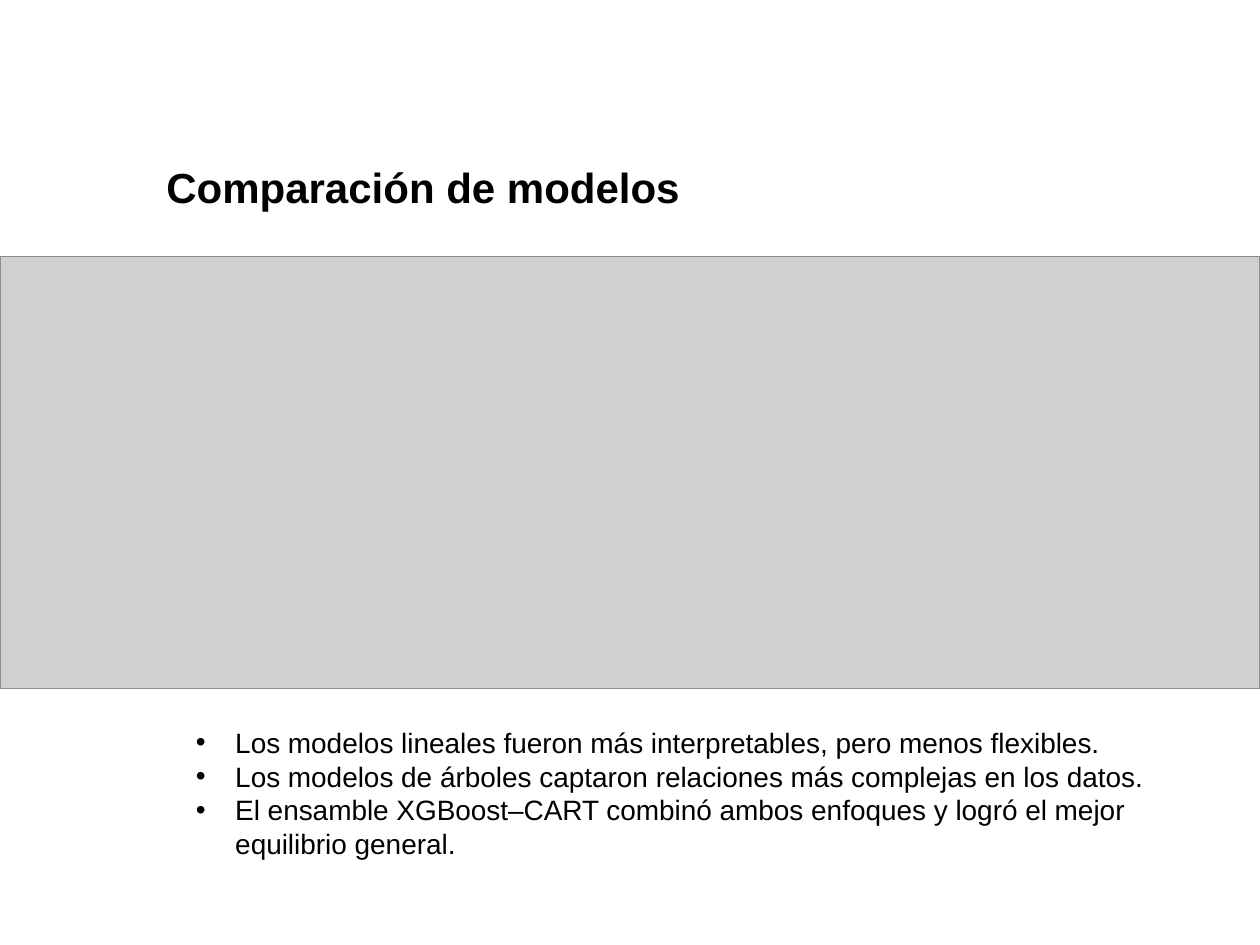
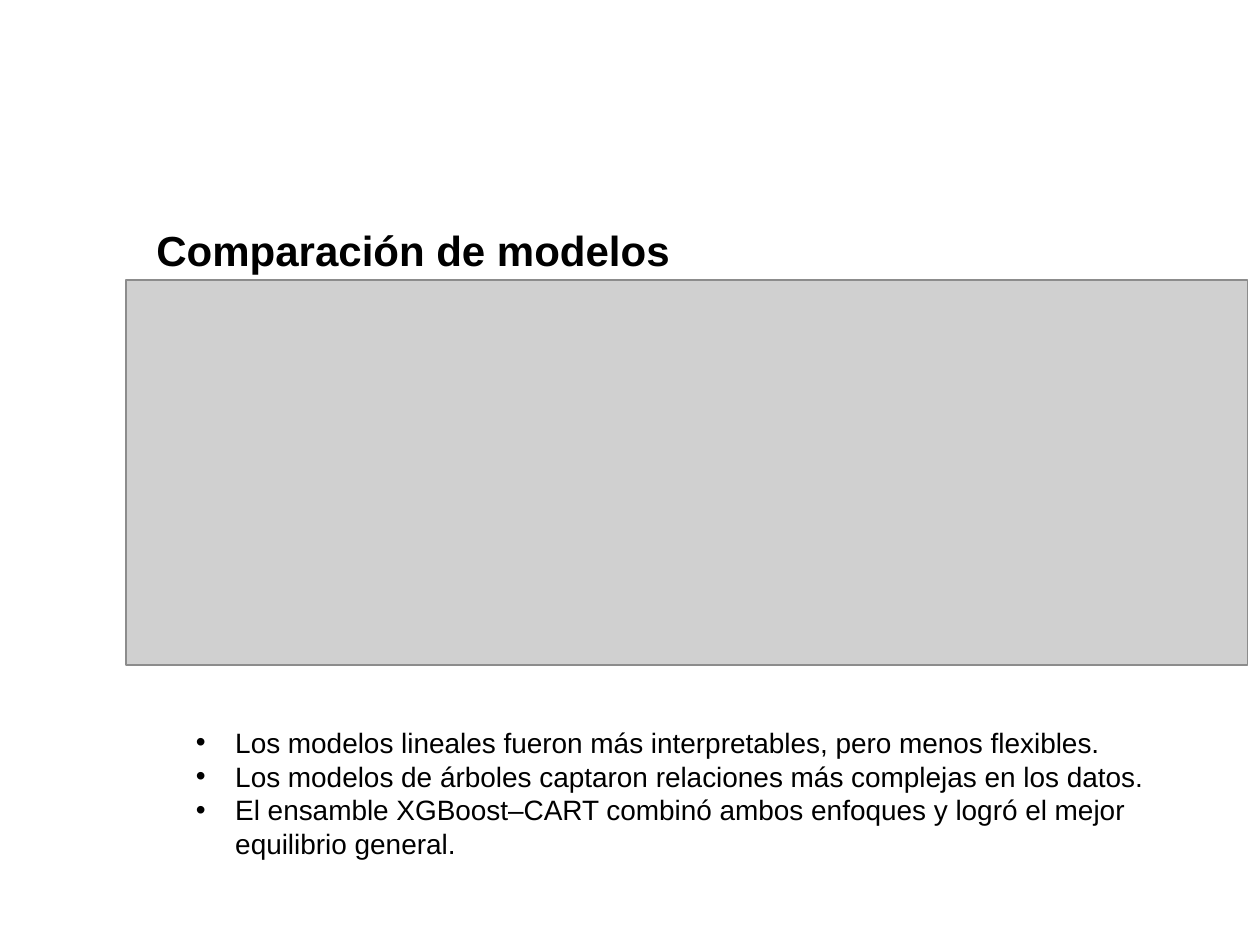
Before and after one commit to VivianCabanzo/Taller2_Predicting-Poverty, a slide deck: slide 3 of Presentaciones/othermodels_equipo_08.pptx. Drawn at 1260x945 pixels with LibreOffice and Linux fonts; fonts in the diff are those of the drawing; grey boxes stand for pictures; background and template pictures are left out. Boxes give left, top, right and bottom in pixels: in the first picture for what was removed or moved away, otherwise in the second. Text is boxed around its words. In the diff, an @@ line names an element or a change of style, - is before the commit and + after.

```diff
--- a/Presentaciones/othermodels_equipo_08.pptx
+++ b/Presentaciones/othermodels_equipo_08.pptx
@@ title "Comparación de modelos": place and size @@
-title "Comparación de modelos" at box(166, 172, 680, 211)
+title "Comparación de modelos" at box(156, 235, 670, 275)
@@ picture: place and size @@
-picture at box(0, 256, 1260, 688)
+picture at box(126, 280, 1247, 664)
```
Also in this commit, not shown: 4 other slides changed.
